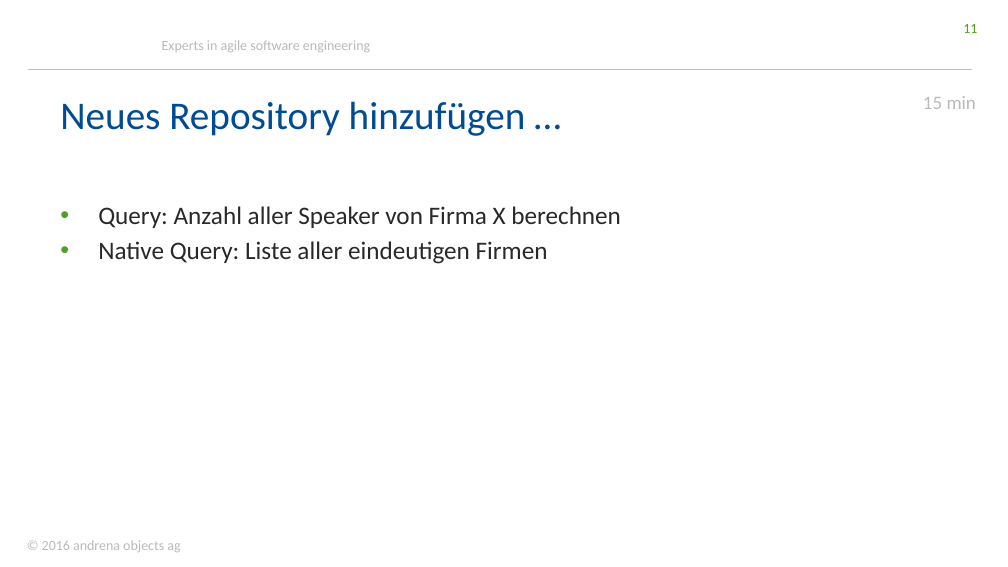
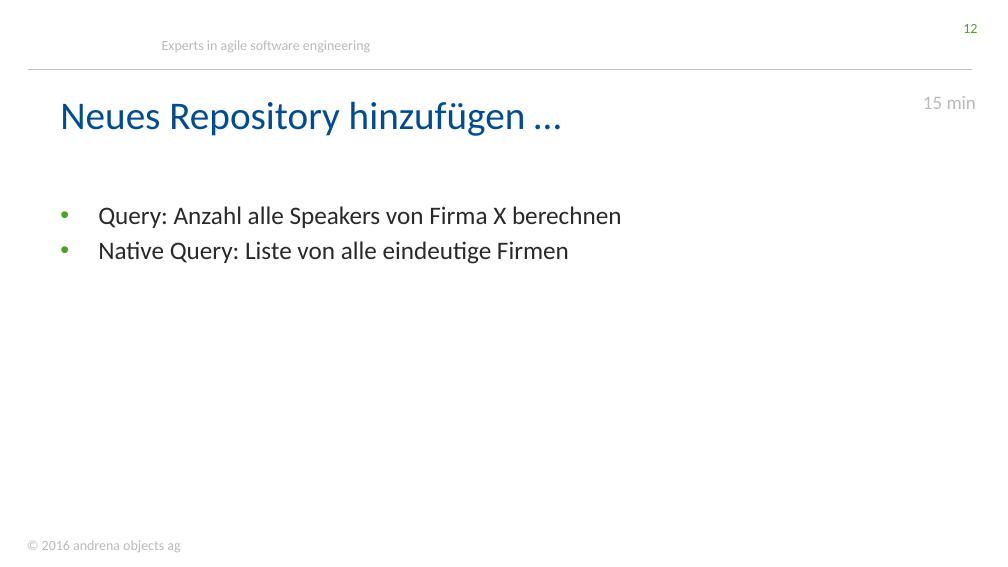
Before and after one commit to stklqt/oop-springboot-springdata-server, a slide deck: slide 12 of springBootDataWorkshop.pptx (slide 11 before the commit). Drawn at 1008x567 pixels with LibreOffice and Linux fonts; fonts in the diff are those of the drawing; background and template pictures are left out. Boxes give left, top, right and bottom in pixels: in the first picture for what was removed or moved away, otherwise in the second. Text is boxed around its words. In the diff, an @@ line names an element or a change of style, - is before the commit and + after.

Commit message:
folien, updated

```diff
--- a/springBootDataWorkshop.pptx
+++ b/springBootDataWorkshop.pptx
@@ page number at [963,24,977,33]: text changed @@
-11
+12
@@ text at [98,206,622,264]: text changed @@
-• Query: Anzahl aller Speaker von Firma X berechnen
-• Native Query: Liste aller eindeutigen Firmen
+• Query: Anzahl alle Speakers von Firma X berechnen
+• Native Query: Liste von alle eindeutige Firmen
```
Also in this commit, not shown: 6 other slides changed, 1 slide added, 1 slide removed.
